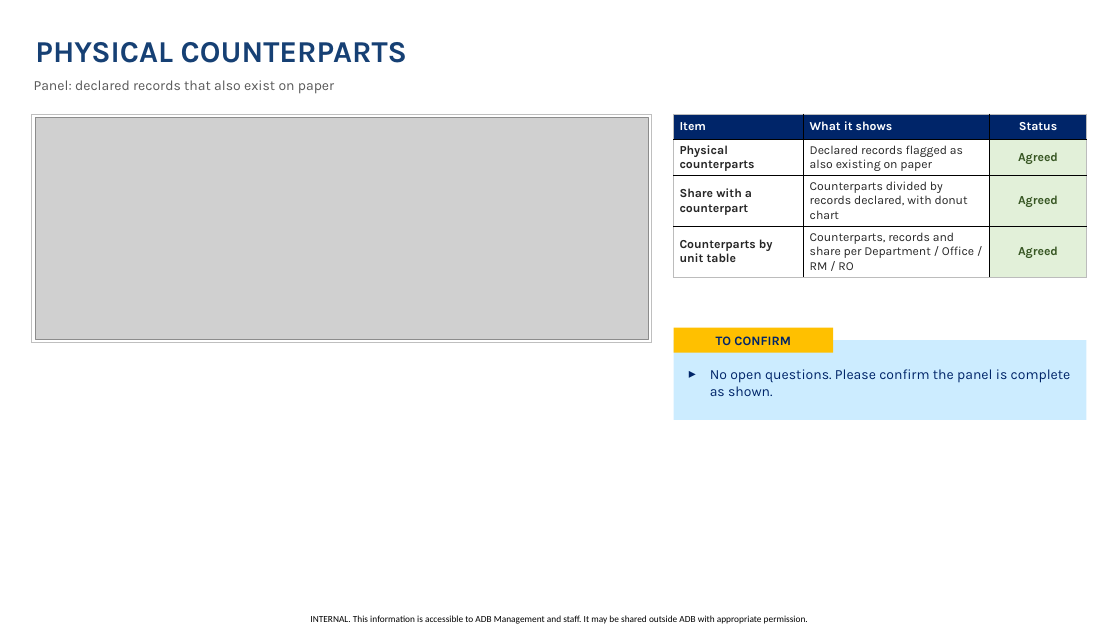
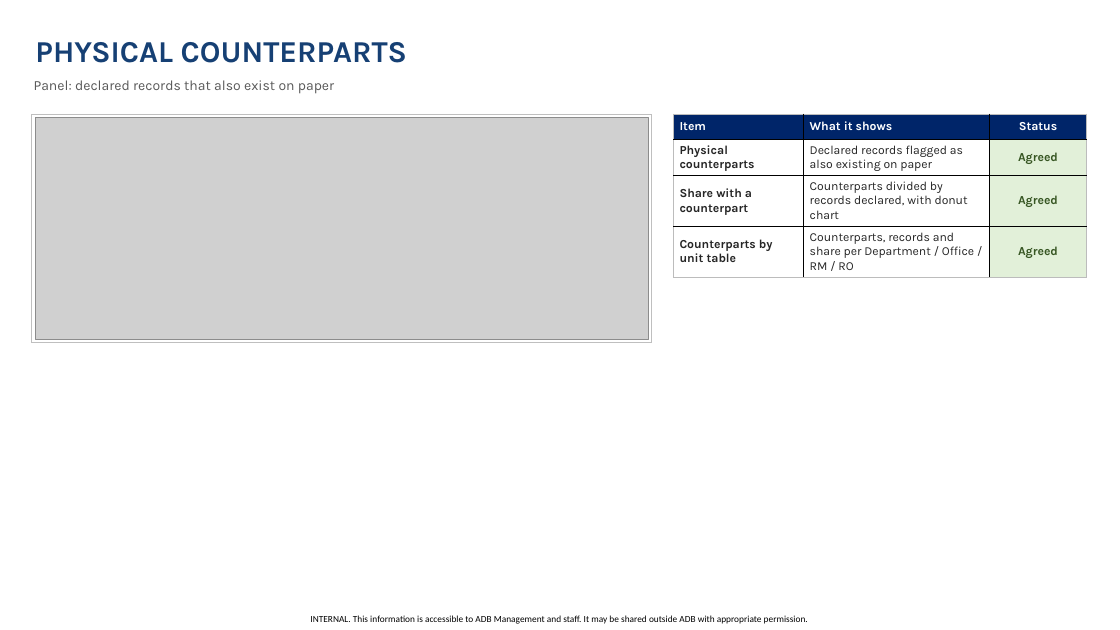
Before and after one commit to perezfiles01-droid/Jim, a slide deck: slide 11 of EDRMS_R2026.4_Requirements_Reconfirmation.pptx. Drawn at 1120x630 pixels with LibreOffice and Linux fonts; fonts in the diff are those of the drawing; grey boxes stand for pictures; background and template pictures are left out. Boxes give left, top, right and bottom in pixels: in the first picture for what was removed or moved away, otherwise in the second. Text is boxed around its words. In the diff, an @@ line names an element or a change of style, - is before the commit and + after.

```diff
--- a/EDRMS_R2026.4_Requirements_Reconfirmation.pptx
+++ b/EDRMS_R2026.4_Requirements_Reconfirmation.pptx
@@ rectangle removed at [674,328,833,353] @@
-TO CONFIRM
@@ rectangle removed at [674,340,1086,420] @@
@@ text removed at [710,369,1071,396] @@
-▸ No open questions. Please confirm the panel is complete as shown.
```
Also in this commit, not shown: 18 other slides changed, 1 slide added, 2 slides removed, 1 other file.
